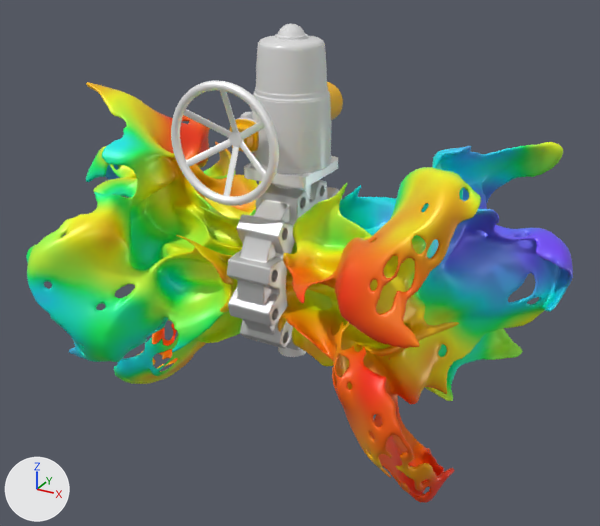
The glTF model webgl/butterflyValve/butterflyValve.gltf as it was, and as the next commit left it.
One viewpoint serves both versions: a 50 mm lens placed at (10.73, -18.87, 8.79), pointed at (0.4, -0.08, -0.6). Every picture has the same lights, and +X, +Y and +Z are marked at lower left. Vertices at the same position are counted once.

Names of what the first picture shows: 'comp'.
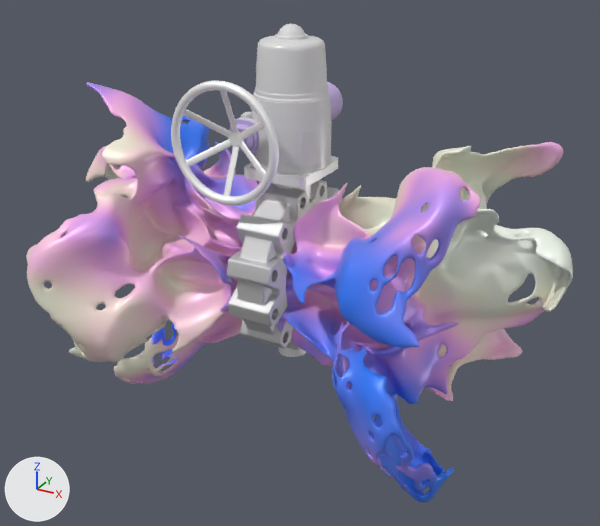
What differs and where, as boxes (x1, y1, x2, y2) in the pictures (600 x 526 px):
'comp', surface changed, recoloured
    both: (26, 79, 573, 503)
part 1 of me_output0, recoloured (green to white)
    both: (26, 126, 544, 394)
part 2 of me_output0, recoloured (green to pink)
    both: (27, 111, 563, 401)
part 3 of me_output0, recoloured
    both: (27, 132, 573, 381)
part 4 of me_output0, recoloured (yellow to pink)
    both: (58, 91, 563, 401)
part 5 of me_output0, recoloured
    both: (75, 82, 475, 503)

Diff of the bpy script that builds the scene:
```diff
--- a/webgl/butterflyValve/butterflyValve.gltf.py
+++ b/webgl/butterflyValve/butterflyValve.gltf.py
@@ mat_plasticorange @@
 n2 = _N.new('ShaderNodeMix'); n2.name = 'Mix'
 n2.inputs[0].default_value = 1.0  # 'Factor'
-n2.inputs[7].default_value = (1.0, 0.5, 0.0, 1.0)  # 'B', yellow #ffbc00
+n2.inputs[7].default_value = (0.608, 0.478, 0.851, 1.0)  # 'B', purple #cdb8ee
 n3 = _N.new('ShaderNodeVertexColor'); n3.name = 'Color Attribute'
@@ me_output0 @@
 me_output0.from_pydata(...)  # 57942 vertices, 115933 faces; spans x -7.5..7.5, y -4.6..4.6, z -5.9..5.9
 # used by ob_comp; location = (0.0, 0.0, 0.0)
+# me_output0 part 1: 11462 faces centred in x -7.3..7.1, y -4.6..4.5, z -5.2..3.2 are repainted in the vertex colours; the middle colour goes from green #00fd77 to white #ffe0de
+# me_output0 part 2: 16230 faces centred in x -7.1..6.9, y -4.6..4.6, z -5.5..3.2 are repainted in the vertex colours; the middle colour goes from green #a9ff44 to pink #ffcbe5
+# me_output0 part 3: 24219 faces centred in x -7.5..7.5, y -4.6..3.9, z -4.5..3.1 are repainted in the vertex colours; the middle colour goes from cyan #00f0f0 to white #f7f3de
+# me_output0 part 4: 12762 faces centred in x -6.8..6.7, y -4.0..4.6, z -5.6..3.6 are repainted in the vertex colours; the middle colour goes from yellow #f1ff15 to pink #f7b1ef
+# me_output0 part 5: 29643 faces centred in x -6.5..6.0, y -4.4..4.5, z -5.9..3.9 are repainted in the vertex colours; the middle colour goes from orange #fda800 to blue #9c8dfa
 me_output0.materials.append(mat_plasticorange)
```
